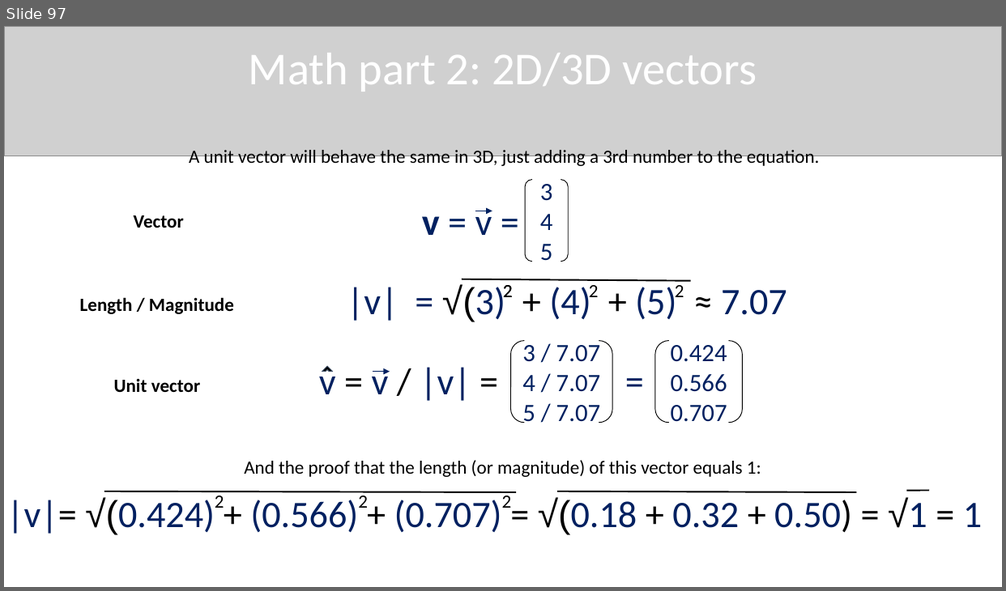
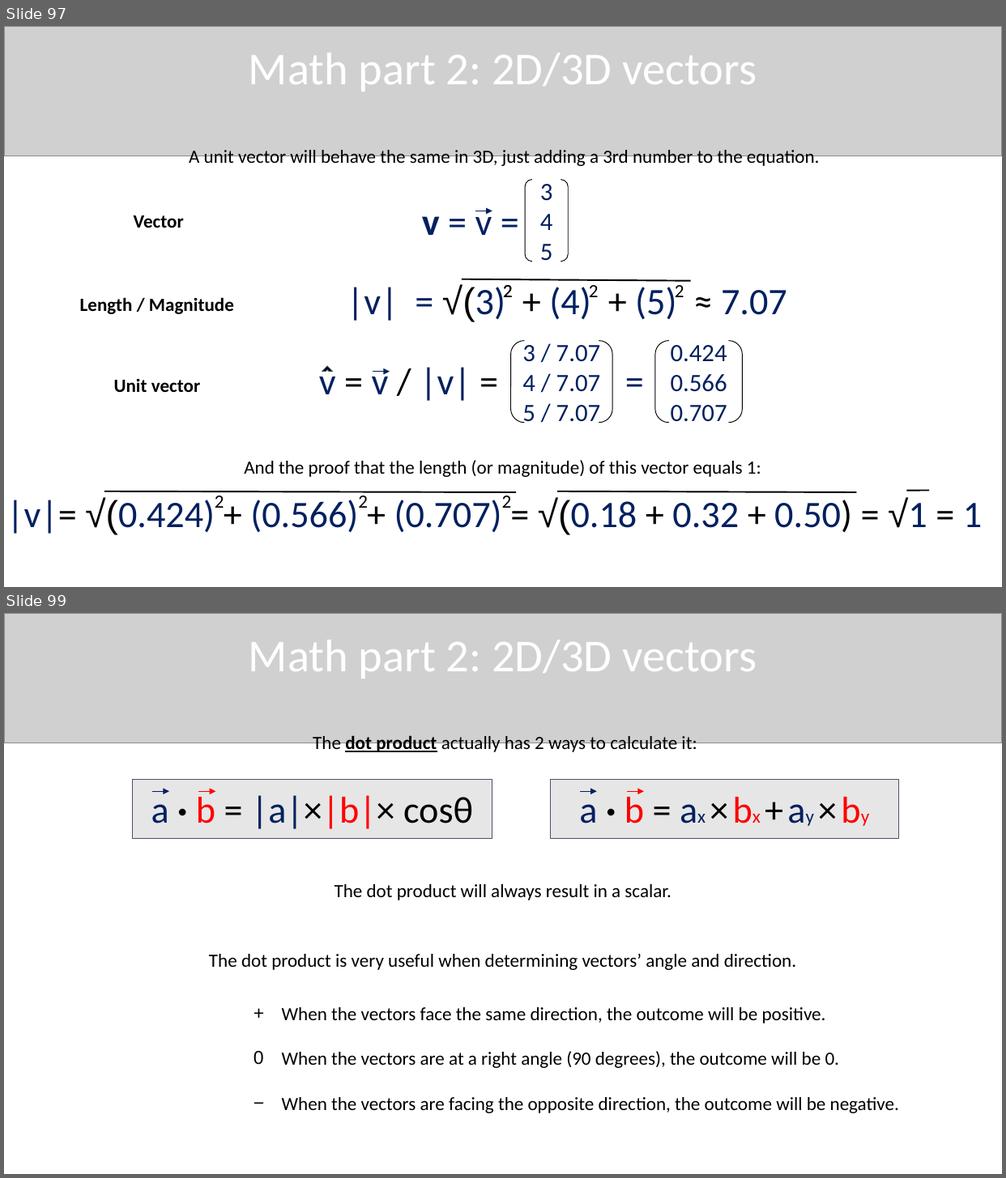
Before and after one commit to QuincyJacobs/WebGLTutorial, a slide deck: Presentation/Presentation WebGL.pptx. Shown one above the other, each under a label of ours: slide 97 before the commit, slides 97 and 99 after it; the slides between them are not shown. The pictures are 1006x591 and 1006x1178 pixels, drawn with LibreOffice and Linux fonts; fonts in the diff are those of the drawing; grey boxes stand for pictures. Boxes give left, top, right and bottom in pixels: in the first picture for what was removed or moved away, otherwise in the second. Text is boxed around its words. In the diff, an @@ line names an element or a change of style, - is before the commit and + after.

Commit message:
Presentation: Dot product started

```diff
--- a/Presentation/Presentation WebGL.pptx
+++ b/Presentation/Presentation WebGL.pptx
@@ slide 99 added at (4, 613, 1002, 1174), background #FFFFFF @@
@@ picture added at (4, 613, 1002, 743) @@
@@ text added at (249, 640, 756, 679), 44 pt, text #FFFFFF @@
+Math part 2: 2D/3D vectors
@@ text added at (313, 735, 697, 755), 18 pt, text #000000 @@
+The dot product actually has 2 ways to calculate it:
@@ rectangle added at (133, 779, 492, 838), fill #E7E6E6, outline #44546A 0.75 pt @@
@@ rectangle added at (551, 779, 899, 838), fill #E7E6E6, outline #44546A 0.75 pt @@
@@ text added at (151, 792, 473, 829), 36 pt, text #000000 @@
+a · b = |a|×|b|× cosθ
@@ arrow added from (152, 791) to (169, 791), #002060 0.75 pt @@
@@ arrow added from (198, 791) to (216, 791), #FF0000 0.75 pt @@
@@ text added at (579, 792, 644, 824), 36 pt, text #002060 @@
+a · b = ax × bx + ay × by
@@ arrow added from (580, 791) to (597, 791), #002060 0.75 pt @@
@@ arrow added from (627, 791) to (644, 791), #FF0000 0.75 pt @@
@@ text added at (334, 884, 671, 901), 18 pt, text #000000 @@
+The dot product will always result in a scalar.
@@ text added at (209, 954, 796, 970), 18 pt, text #000000 @@
+The dot product is very useful when determining vectors’ angle and direction.
@@ text added at (282, 1007, 899, 1114), 18 pt, text #000000 @@
++ When the vectors face the same direction, the outcome will be positive.
+0 When the vectors are at a right angle (90 degrees), the outcome will be 0.
+− When the vectors are facing the opposite direction, the outcome will be negative.
```
Also in this commit, not shown: 2 slides changed, 1 other slide added, 1 other file.
